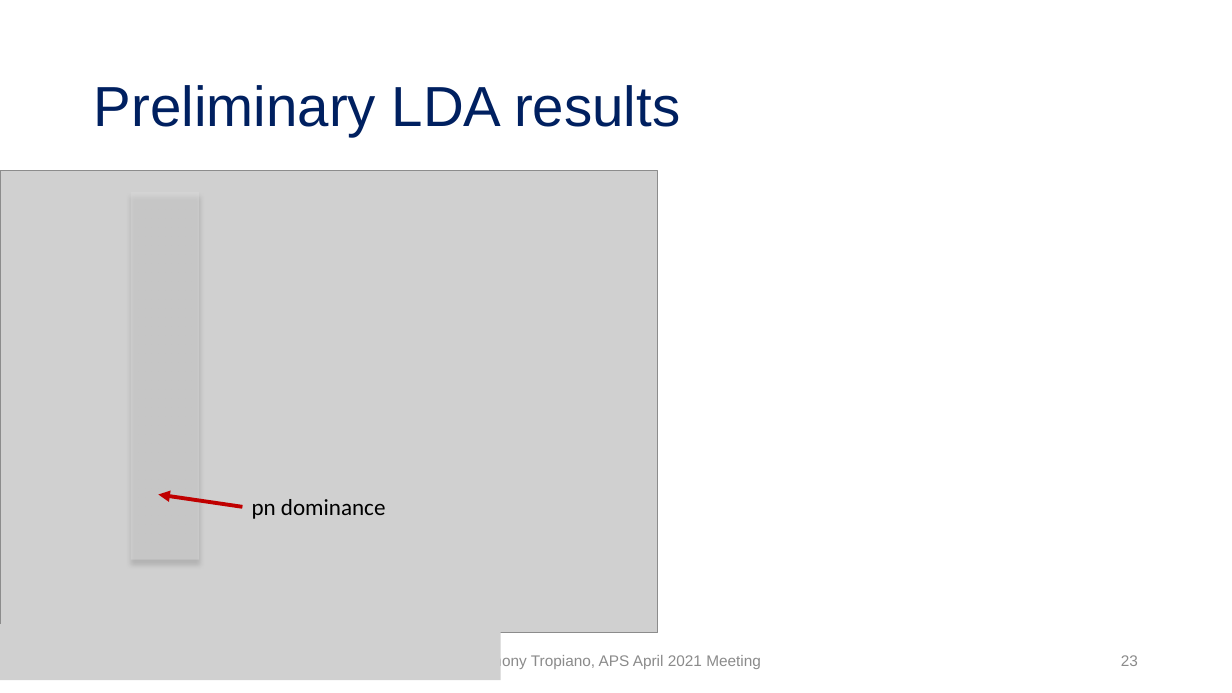
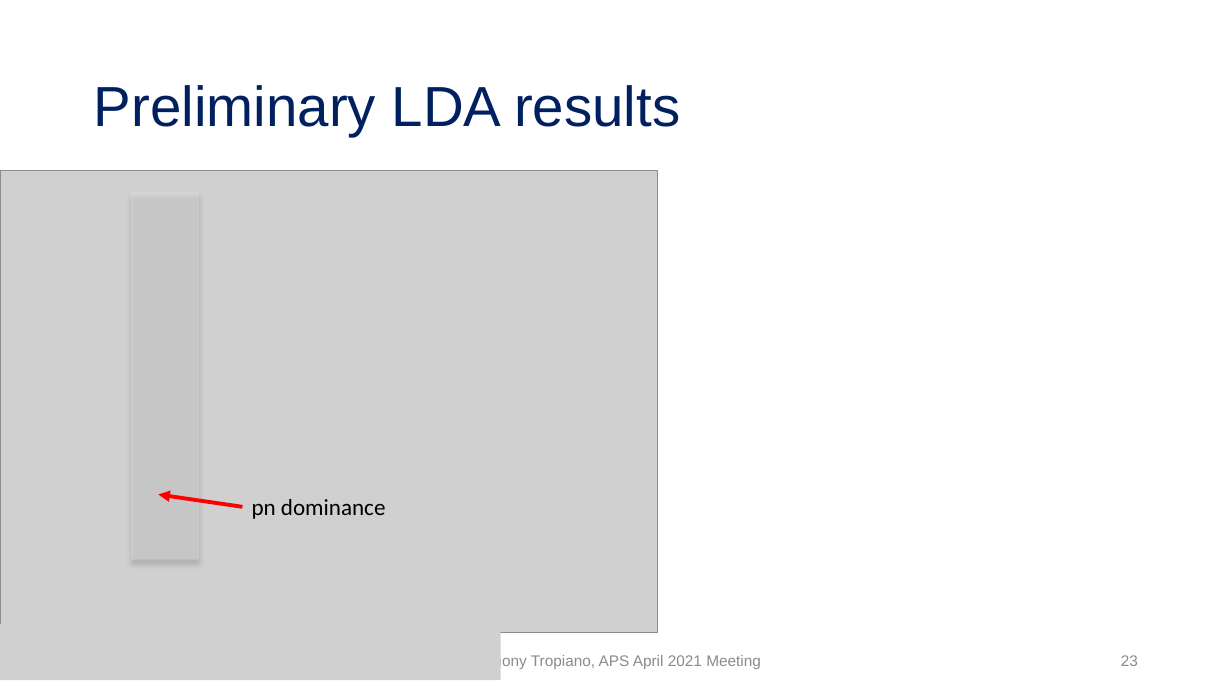
Before and after one commit to tropiano4/tropiano-srg, a slide deck: slide 23 of Presentations/APS_April2021/tropiano_aps_april2021.pptx. Drawn at 1232x693 pixels with LibreOffice and Linux fonts; fonts in the diff are those of the drawing; grey boxes stand for pictures. Boxes give left, top, right and bottom in pixels: in the first picture for what was removed or moved away, otherwise in the second. Text is boxed around its words. In the diff, an @@ line names an element or a change of style, - is before the commit and + after.

```diff
--- a/Presentations/APS_April2021/tropiano_aps_april2021.pptx
+++ b/Presentations/APS_April2021/tropiano_aps_april2021.pptx
@@ arrow (242, 507) - (158, 494): stroke #C00000 3 pt to #FF0000 3 pt @@
```
Also in this commit, not shown: 3 other slides changed, 1 other file.
